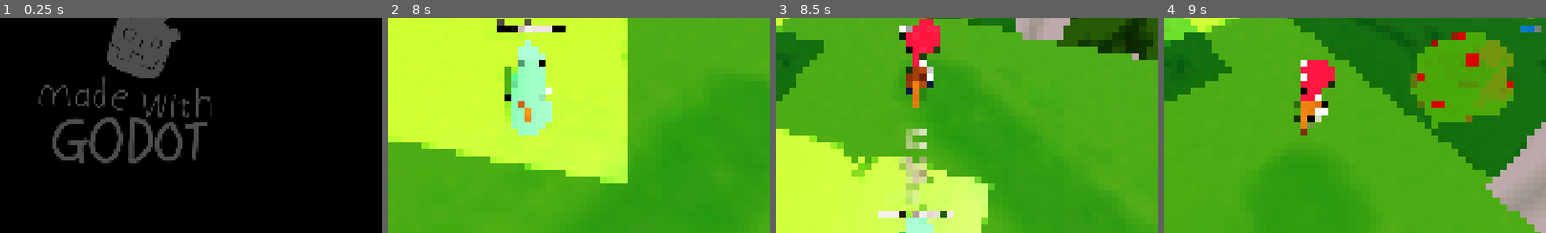
Above: before the commit, frames 1-4 (left to right).
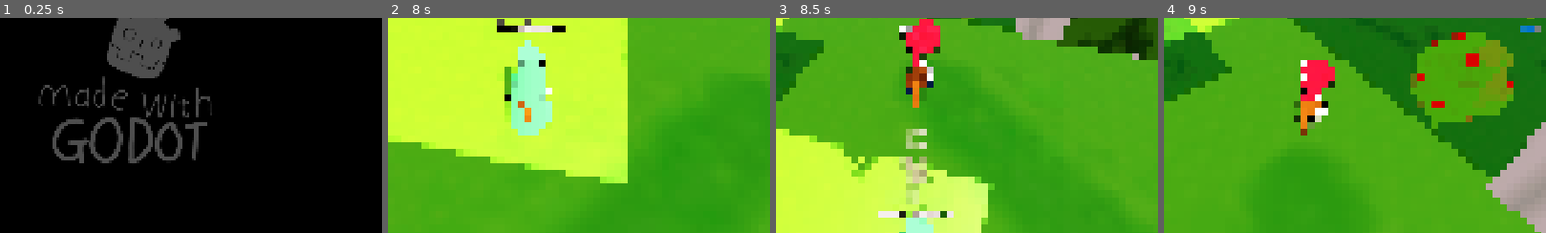
Above: after the commit, the same moments.

Repository: doggoanim/Krits
Game: Godot game, scene res://ui/main_menu.tscn
The game is run twice, just before and just after one commit, with the same random seed, the same clock (stepped at 60 frames per second) and the same inputs. Sound files missing from this copy of the repository are replaced by a short silence.
Inputs (mouse positions are % of the whole screen's width and height, from its top left):
- Up to frame 1 (0.25 s): no input
- Up to frame 2 (8 s): tap Enter at 0.5, 2.75 s; move the mouse to (72, 45) at 0.52 s; hold D (move_right) 0.53-1.25 s; hold Ctrl (crouch_pound) 0.53-1.25 s; click (72, 45) at 0.67 s; tap Space (jump) at 0.77, 4.52 s; drag from (30, 55) to (45, 70) at 1.27 s; move the mouse to (60, 28) at 2.02 s; hold D (move_right) 2.03-2.75 s; hold Shift (roll_dive) 2.03-2.75 s; drag from (45, 70) to (20, 35) at 2.77 s; click "Play" at 3.5 s; move the mouse to (80, 65) at 4.27 s; hold A (move_left) 4.28-5 s; tap 1 at 4.35 s; click (50, 60) at 5.02 s; type "Alex" at 5.1 s; drag from (20, 35) to (35, 25) at 5.77 s; move the mouse to (55, 50) at 6.52 s; hold S (move_back) 6.53-7.25 s; hold E (interact) 6.53-7.25 s; click (55, 50) at 6.67 s; drag from (35, 25) to (30, 55) at 7.27 s
- Up to frame 3 (8.5 s): move the mouse to (55, 50) at 8.02 s; hold W (move_forward) from 8.03 s (still down); tap Delete at 8.1 s; tap Space (jump) at 8.27 s
- Up to frame 4 (9 s): keep holding W (move_forward); move the mouse to (45, 50) at 8.77 s; tap 1 at 8.85 s; click (45, 50) at 8.92 s
The pictures show only the part of the screen within x 32-82%, y 35-85%; the shares and areas given below are measured in that part.

Frames 1-2 are identical in both runs. In frame 3, 0.1% of the frame differs, in the area x 21-40%, y 29-71%; in frame 4, nothing differs.

Commit message:
progress

Diff:
--- a/dialogue/npcs/mira/bye.tres
+++ b/dialogue/npcs/mira/bye.tres
@@ -1,8 +1,9 @@
-[gd_resource type="Resource" script_class="DialogueNode" format=3]
+[gd_resource type="Resource" script_class="DialogueNode" format=3 uid="uid://di7h7uiixbjlf"]
 
-[ext_resource type="Script" path="res://dialogue/dialogue_node.gd" id="1_script"]
+[ext_resource type="Script" uid="uid://v8ikwsq6vu2b" path="res://dialogue/dialogue_choice.gd" id="1_lt2u1"]
+[ext_resource type="Script" uid="uid://br2ijnooxyrd7" path="res://dialogue/dialogue_node.gd" id="1_script"]
 
 [resource]
 script = ExtResource("1_script")
 speaker = "Elder Mira"
-text = "Take care out there."
+text = "fuck off"
--- a/dialogue/npcs/mira/choice_bye.tres
+++ b/dialogue/npcs/mira/choice_bye.tres
@@ -1,9 +1,9 @@
-[gd_resource type="Resource" script_class="DialogueChoice" format=3]
+[gd_resource type="Resource" script_class="DialogueChoice" format=3 uid="uid://qlxwjw3xi1yu"]
 
-[ext_resource type="Script" path="res://dialogue/dialogue_choice.gd" id="1_script"]
-[ext_resource type="Resource" path="res://dialogue/npcs/mira/bye.tres" id="2_bye"]
+[ext_resource type="Script" uid="uid://v8ikwsq6vu2b" path="res://dialogue/dialogue_choice.gd" id="1_script"]
+[ext_resource type="Resource" uid="uid://di7h7uiixbjlf" path="res://dialogue/npcs/mira/bye.tres" id="2_bye"]
 
 [resource]
 script = ExtResource("1_script")
-text = "Just passing through"
+text = "eh"
 next = ExtResource("2_bye")
--- a/dialogue/npcs/mira/choice_info.tres
+++ b/dialogue/npcs/mira/choice_info.tres
@@ -1,9 +1,9 @@
-[gd_resource type="Resource" script_class="DialogueChoice" format=3]
+[gd_resource type="Resource" script_class="DialogueChoice" format=3 uid="uid://t081idjwues2"]
 
-[ext_resource type="Script" path="res://dialogue/dialogue_choice.gd" id="1_script"]
-[ext_resource type="Resource" path="res://dialogue/npcs/mira/info.tres" id="2_info"]
+[ext_resource type="Script" uid="uid://v8ikwsq6vu2b" path="res://dialogue/dialogue_choice.gd" id="1_script"]
+[ext_resource type="Resource" uid="uid://c0goxya5bsrt7" path="res://dialogue/npcs/mira/info.tres" id="2_info"]
 
 [resource]
 script = ExtResource("1_script")
-text = "Tell me about this town"
+text = "yo"
 next = ExtResource("2_info")
--- a/dialogue/npcs/mira/greet.tres
+++ b/dialogue/npcs/mira/greet.tres
@@ -1,12 +1,13 @@
-[gd_resource type="Resource" script_class="DialogueNode" format=3]
+[gd_resource type="Resource" script_class="DialogueNode" format=3 uid="uid://cntltot0qih2o"]
 
-[ext_resource type="Script" path="res://dialogue/dialogue_node.gd" id="1_script"]
-[ext_resource type="Resource" path="res://dialogue/npcs/mira/choice_info.tres" id="2_info"]
-[ext_resource type="Resource" path="res://dialogue/npcs/mira/choice_bye.tres" id="3_bye"]
+[ext_resource type="Script" uid="uid://br2ijnooxyrd7" path="res://dialogue/dialogue_node.gd" id="1_script"]
+[ext_resource type="Script" uid="uid://v8ikwsq6vu2b" path="res://dialogue/dialogue_choice.gd" id="1_yom8q"]
+[ext_resource type="Resource" uid="uid://t081idjwues2" path="res://dialogue/npcs/mira/choice_info.tres" id="2_info"]
+[ext_resource type="Resource" uid="uid://qlxwjw3xi1yu" path="res://dialogue/npcs/mira/choice_bye.tres" id="3_bye"]
 
 [resource]
 script = ExtResource("1_script")
 speaker = "Elder Mira"
-text = "Oh, hello there! Passing through, or just taking in the sights?"
+text = "yo"
 sets_flag = &"met_mira"
-choices = [ExtResource("2_info"), ExtResource("3_bye")]
+choices = Array[ExtResource("1_yom8q")]([ExtResource("2_info"), ExtResource("3_bye")])
--- a/dialogue/npcs/mira/info.tres
+++ b/dialogue/npcs/mira/info.tres
@@ -1,10 +1,11 @@
-[gd_resource type="Resource" script_class="DialogueNode" format=3]
+[gd_resource type="Resource" script_class="DialogueNode" format=3 uid="uid://c0goxya5bsrt7"]
 
-[ext_resource type="Script" path="res://dialogue/dialogue_node.gd" id="1_script"]
-[ext_resource type="Resource" path="res://dialogue/npcs/mira/bye.tres" id="2_bye"]
+[ext_resource type="Script" uid="uid://v8ikwsq6vu2b" path="res://dialogue/dialogue_choice.gd" id="1_depr2"]
+[ext_resource type="Script" uid="uid://br2ijnooxyrd7" path="res://dialogue/dialogue_node.gd" id="1_script"]
+[ext_resource type="Resource" uid="uid://di7h7uiixbjlf" path="res://dialogue/npcs/mira/bye.tres" id="2_bye"]
 
 [resource]
 script = ExtResource("1_script")
 speaker = "Elder Mira"
-text = "This little place has been here longer than I have, believe it or not. Quiet, mostly. We like it that way."
+text = "yo!"
 next = ExtResource("2_bye")
--- a/world/chesburg.tscn
+++ b/world/chesburg.tscn
@@ -52,6 +52,7 @@
 [ext_resource type="Script" uid="uid://bjsii5rxx4c5t" path="res://world/water/water_volume.gd" id="46_water_volume"]
 [ext_resource type="Script" uid="uid://b01cy6x0mw13r" path="res://world/door.gd" id="47_door"]
 [ext_resource type="Script" uid="uid://byy581cvid68a" path="res://world/door_spawn.gd" id="47_door_spawn"]
+[ext_resource type="Script" uid="uid://clp3wyeg4gtqe" path="res://world/world_enemy.gd" id="53_4t2cb"]
 
 [sub_resource type="BoxMesh" id="BoxMesh_bf34x"]
 size = Vector3(10.715, 0.35, 12.595)
@@ -483,7 +484,7 @@
 trail_fraction = 1.0
 
 [node name="Water" parent="Props" unique_id=2126579471 instance=ExtResource("13_8ru6n")]
-transform = Transform3D(1, 0, 0, 0, 1, 0, 0, 0, 1, -21.789513, 4.1793137, 34.901344)
+transform = Transform3D(1, 0, 0, 0, 1, 0, 0, 0, 1, -21.789513, 4.1793137, 60.50196)
 
 [node name="WaterVolume" type="Area3D" parent="Props/Water" unique_id=-1117962784]
 script = ExtResource("46_water_volume")
@@ -748,3 +749,10 @@
 script = ExtResource("1_spawn")
 spawn_id = &"overlook"
 display_name = "Hilltop"
+
+[node name="Enemies" type="Node3D" parent="." unique_id=1768440793]
+
+[node name="WorldEnemy" type="CharacterBody3D" parent="Enemies" unique_id=1650436302]
+transform = Transform3D(1, 0, 0, 0, 1, 0, 0, 0, 1, -17.540747, 0.6118926, 31.145279)
+script = ExtResource("53_4t2cb")
+metadata/_custom_type_script = "uid://clp3wyeg4gtqe"
Binary file changed: assets/equipments/shield_wooden.glb
Not shown: 1 places in world/chesburg.tscn that only renumber resources
